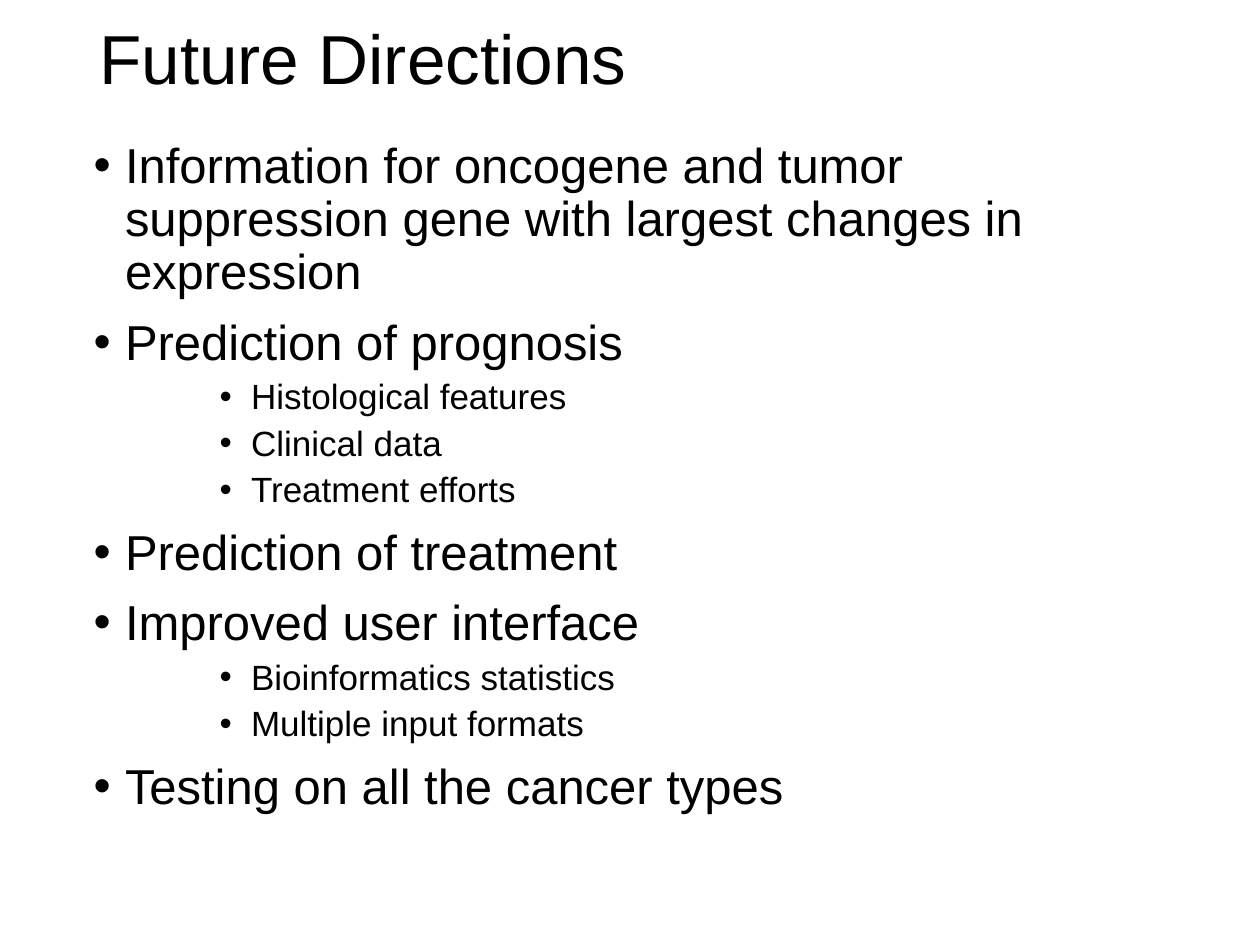
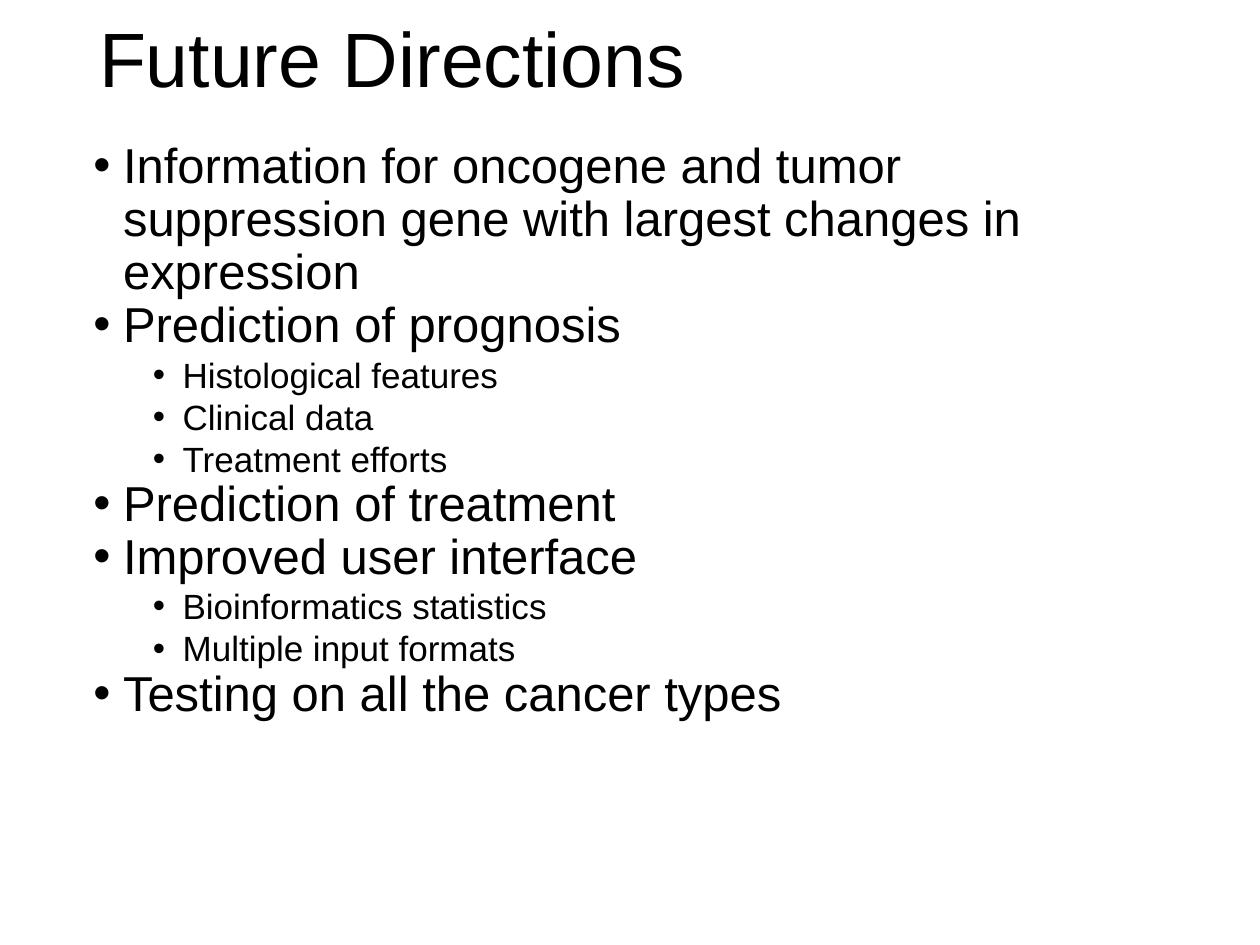
Before and after one commit to dr-artio/CancerClassifier, a slide deck: slide 18 of Powerpoint/ProjectPresentation_Draft.pptx (slide 17 before the commit). Drawn at 1260x945 pixels with LibreOffice and Linux fonts; fonts in the diff are those of the drawing. Boxes give left, top, right and bottom in pixels: in the first picture for what was removed or moved away, otherwise in the second. Text is boxed around its words. In the diff, an @@ line names an element or a change of style, - is before the commit and + after.

```diff
--- a/Powerpoint/ProjectPresentation_Draft.pptx
+++ b/Powerpoint/ProjectPresentation_Draft.pptx
@@ text "Future Directions" at (x1=99, y1=31, x2=685, y2=88): size 39.6 to 44 pt @@
@@ text "Information for oncogene and tumor ..." at (x1=123, y1=147, x2=1021, y2=721): indent changed; less space between paragraphs; line spacing 0.9 to 1 @@
```
Also in this commit, not shown: 14 other slides changed, 2 slides added, 1 slide removed.
